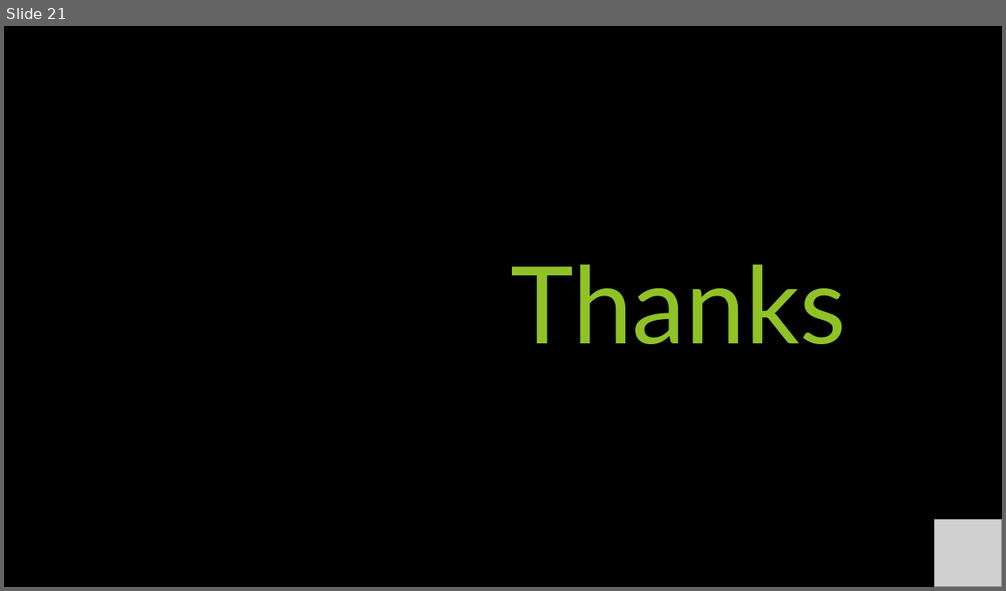
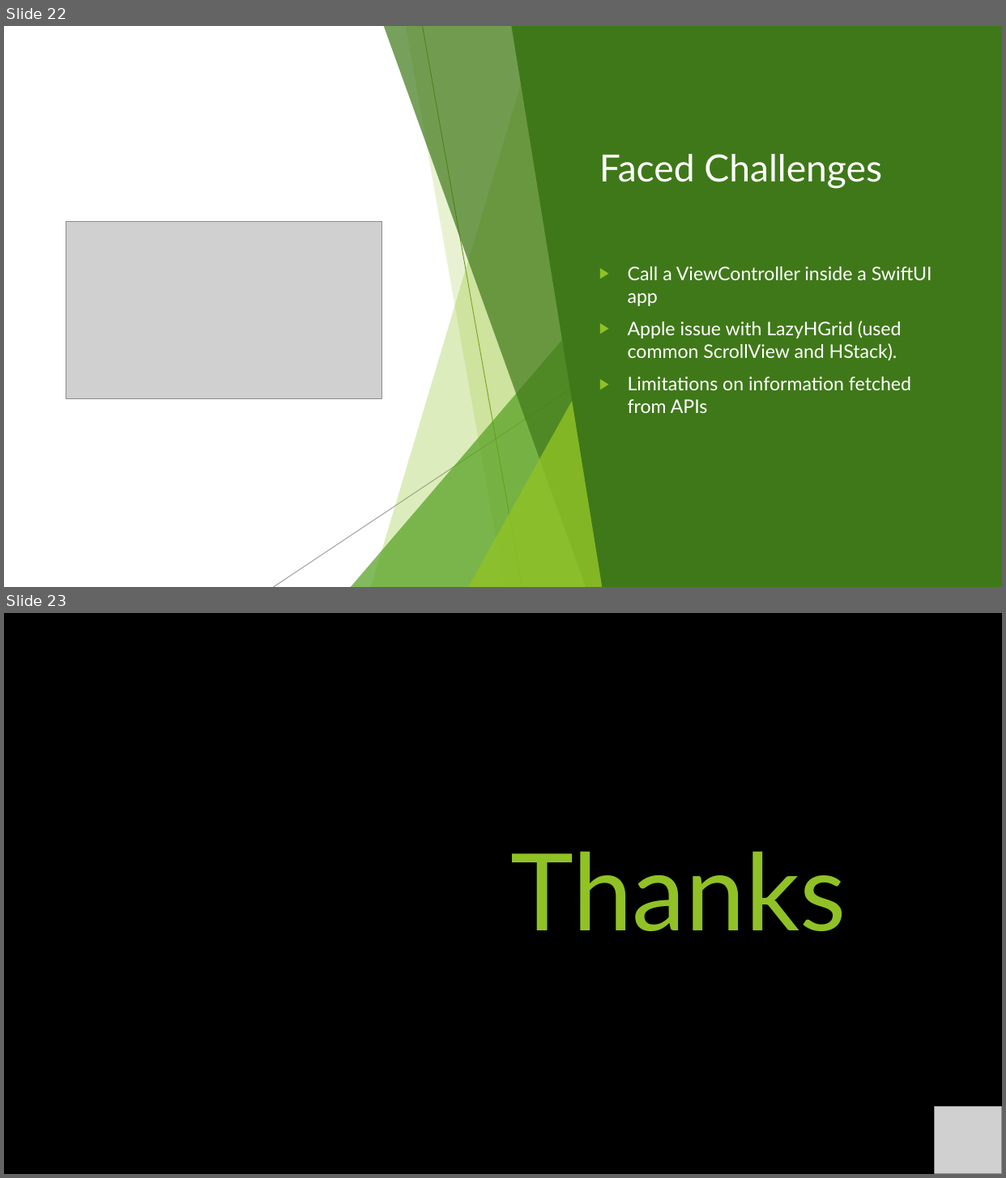
Before and after one commit to adpaladines/Recipes, a slide deck: FlavorPlanetPresentation.pptx. Shown one above the other, each under a label of ours: slide 21 before the commit, slides 22 and 23 after it. The pictures are 1006x591 and 1006x1178 pixels, drawn with LibreOffice and Linux fonts; fonts in the diff are those of the drawing; grey boxes stand for pictures; background and template pictures are left out. Boxes give left, top, right and bottom in pixels: in the first picture for what was removed or moved away, otherwise in the second. Text is boxed around its words. In the diff, an @@ line names an element or a change of style, - is before the commit and + after.

```diff
--- a/FlavorPlanetPresentation.pptx
+++ b/FlavorPlanetPresentation.pptx
@@ slide 22 added at (x1=4, y1=26, x2=1002, y2=587), background #FFFFFF; not listed: 8 template elements that a slide beside it also shows @@
@@ rectangle added at (x1=4, y1=26, x2=1002, y2=587), fill #FFFFFF @@
@@ freeform shape added at (x1=371, y1=26, x2=617, y2=587), fill #90C226 at 30% opacity @@
@@ freeform shape added at (x1=384, y1=26, x2=617, y2=587), fill #3F7819 at 70% opacity @@
@@ freeform shape added at (x1=405, y1=26, x2=617, y2=587), fill #90C226 at 20% opacity @@
@@ line added from (423, 26) to (522, 587), #6C921D 0.75 pt @@
@@ freeform shape added at (x1=512, y1=26, x2=1002, y2=587), fill #3F7819 @@
@@ line added from (771, 26) to (871, 587), #BFBFBF 0.75 pt @@
@@ title added at (x1=599, y1=154, x2=882, y2=189), 36 pt, text #FFFFFF @@
+Faced Challenges
@@ picture added at (x1=66, y1=221, x2=382, y2=399) @@
@@ text added at (x1=628, y1=267, x2=932, y2=413), 18 pt, text #FFFFFF @@
+▶ Call a ViewController inside a SwiftUI app
+▶ Apple issue with LazyHGrid (used common ScrollView and HStack).
+▶ Limitations on information fetched from APIs
@@ triangle added at (x1=351, y1=275, x2=617, y2=587), fill #54A021 at 72% opacity @@
@@ line added from (663, 327) to (274, 587), #808080 0.75 pt @@
@@ triangle added at (x1=468, y1=320, x2=617, y2=587), fill #90C226 at 80% opacity @@
@@ line added from (1002, 327) to (612, 587), #D9D9D9 0.75 pt @@
@@ what was slide 21 is now slide 23 @@
```
Also in this commit, not shown: 1 slide changed, 1 other slide added, 6 other files.
